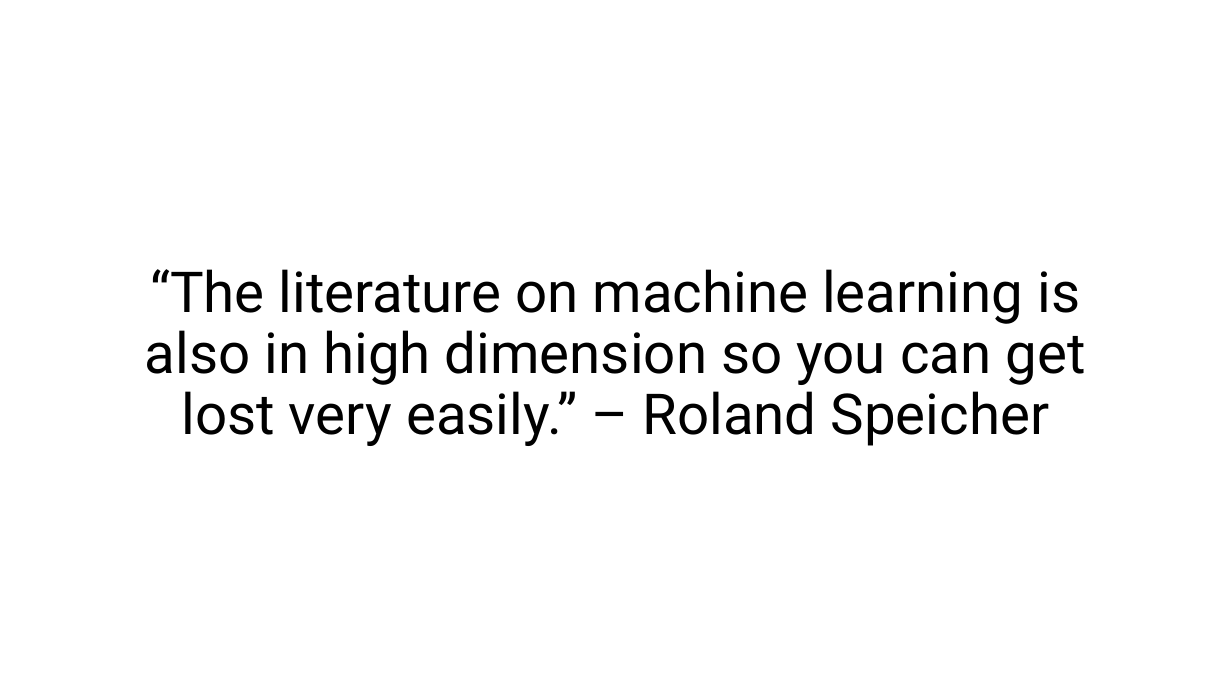
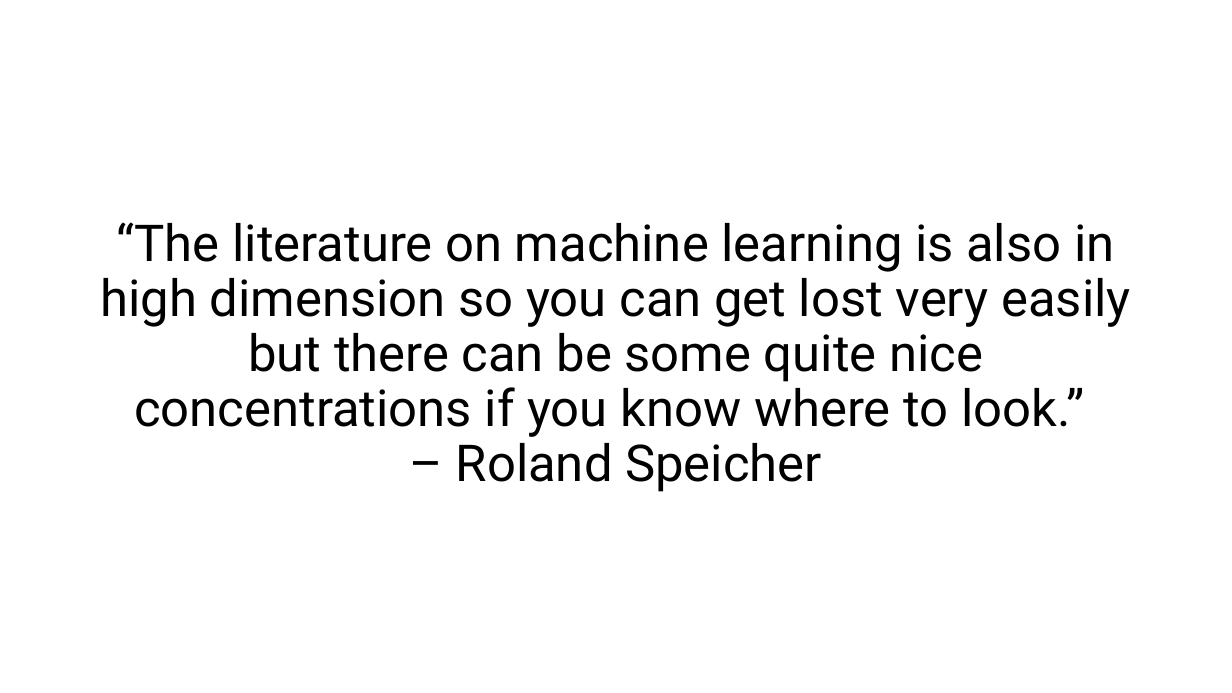
Before and after one commit to HuwWDay/BlurseOfDimensionality, a slide deck: slide 15 of The Blurse of Dimensionality.pptx (slide 13 before the commit). Drawn at 1232x693 pixels with LibreOffice and Linux fonts; fonts in the diff are those of the drawing. Boxes give left, top, right and bottom in pixels: in the first picture for what was removed or moved away, otherwise in the second. Text is boxed around its words. In the diff, an @@ line names an element or a change of style, - is before the commit and + after.

```diff
--- a/The Blurse of Dimensionality.pptx
+++ b/The Blurse of Dimensionality.pptx
@@ title at (100, 222, 1130, 492): text changed; size 44 to 39.6 pt @@
-“The literature on machine learning is also in high dimension so you can get lost very easily.” – Roland Speicher
+“The literature on machine learning is also in high dimension so you can get lost very easily but there can be some quite nice concentrations if you know where to look.”
+– Roland Speicher
```
Also in this commit, not shown: 9 other slides changed, 5 slides added, 4 other files.
